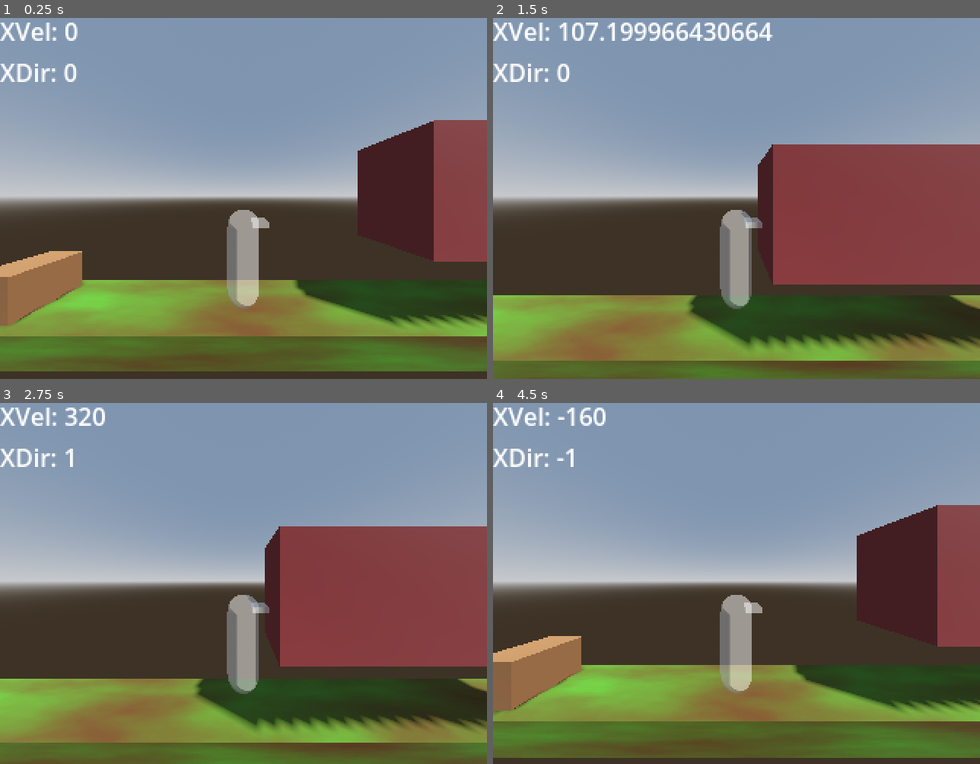
Above: before the commit, frames 1-4 (two rows, left to right).
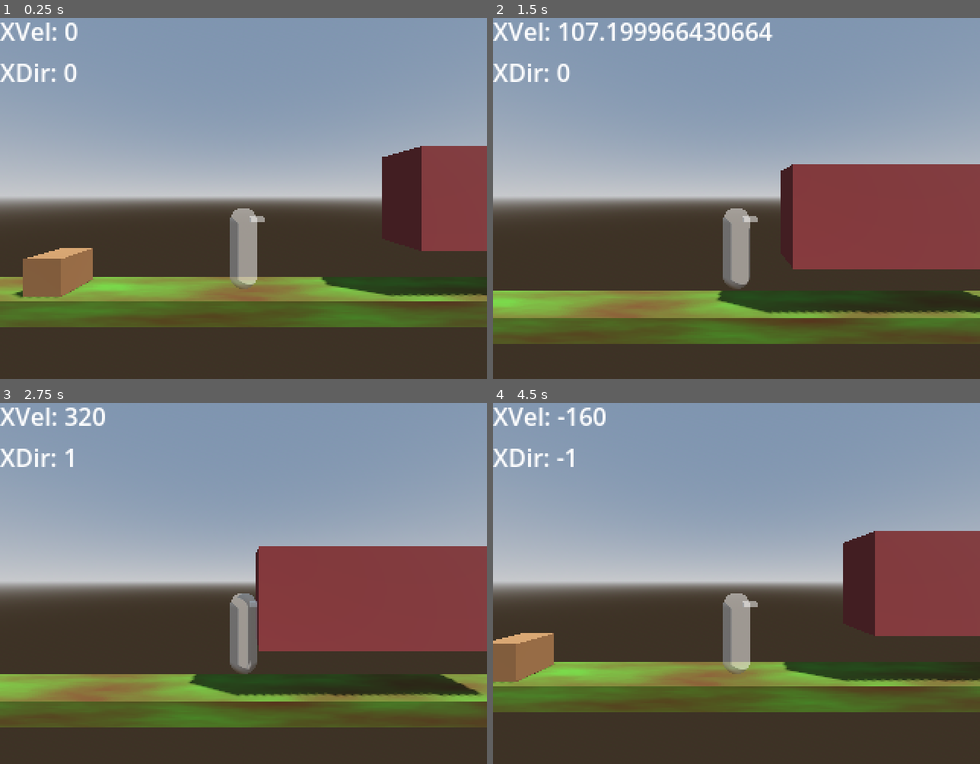
Above: after the commit, the same moments.

Repository: Eliasdbr/3DSideScrollerShooter
Game: Godot game, scene res://scenes/world.tscn
The game is run twice, just before and just after one commit, with the same random seed, the same clock (stepped at 60 frames per second) and the same inputs.
Inputs:
- Up to frame 1 (0.25 s): no input
- Up to frame 2 (1.5 s): tap Enter at 0.5 s; hold D (Right) 0.53-1.28 s; tap Shift (Crouch) at 0.6 s; tap Space (Jump) at 0.77 s; hold S (Down) from 1.28 s (still down); tap Ctrl (Shoot) at 1.35 s
- Up to frame 3 (2.75 s): tap Space (Jump) at 1.52, 2 s; release S (Down) at 2.03 s; hold D (Right) from 2.03 s (still down); tap Shift (Crouch) at 2.1 s
- Up to frame 4 (4.5 s): release D (Right) at 2.78 s; hold W (Up) 2.78-3.53 s; tap Ctrl (Shoot) at 2.85, 4.35 s; tap Space (Jump) at 3.02, 3.77 s; hold A (Left) from 3.53 s (still down); tap Shift (Crouch) at 3.6 s

The runs differ from the first frame. In frame 1, 27% of the frame differs, in the area x 0-100%, y 28-98%; in frame 2, 27%; in frame 3, 27%; in frame 4, 31%, in the area x 0-100%, y 28-99%.

Commit message:
Fixed wall, modified camera position and fov

Diff:
--- a/scenes/world.tscn
+++ b/scenes/world.tscn
@@ -59,8 +59,8 @@
 material = SubResource("StandardMaterial3D_0ut6c")
 size = Vector3(5, 2, 1)
 
-[sub_resource type="ConvexPolygonShape3D" id="ConvexPolygonShape3D_rtspf"]
-points = PackedVector3Array(0.5, 0.5, 0.5, 0.5, 0.5, -0.5, -0.5, 0.5, 0.5, 0.5, -0.5, 0.5, 0.5, -0.5, -0.5, -0.5, 0.5, -0.5, -0.5, -0.5, 0.5, -0.5, -0.5, -0.5)
+[sub_resource type="ConvexPolygonShape3D" id="ConvexPolygonShape3D_4xwmq"]
+points = PackedVector3Array(2.5, 1, 0.5, 2.5, 1, -0.5, -2.5, 1, 0.5, 2.5, -1, 0.5, 2.5, -1, -0.5, -2.5, 1, -0.5, -2.5, -1, 0.5, -2.5, -1, -0.5)
 
 [sub_resource type="CapsuleShape3D" id="CapsuleShape3D_t8ryi"]
 radius = 0.3
@@ -113,14 +113,13 @@
 shape = SubResource("ConvexPolygonShape3D_op154")
 
 [node name="Wall" type="StaticBody3D" parent="LevelGeometry"]
-transform = Transform3D(1, 0, 0, 0, 1, 0, 0, 0, 1, 3, 1, 0)
+transform = Transform3D(1, 0, 0, 0, 1, 0, 0, 0, 1, 5.89855, 1.95304, 0)
 
 [node name="MeshInstance3D" type="MeshInstance3D" parent="LevelGeometry/Wall"]
-transform = Transform3D(1, 0, 0, 0, 1, 0, 0, 0, 1, 2.2129, 1.07753, 0)
 mesh = SubResource("BoxMesh_b1733")
 
 [node name="CollisionShape3D" type="CollisionShape3D" parent="LevelGeometry/Wall"]
-shape = SubResource("ConvexPolygonShape3D_rtspf")
+shape = SubResource("ConvexPolygonShape3D_4xwmq")
 
 [node name="Player" type="CharacterBody3D" parent="."]
 
@@ -142,9 +141,9 @@
 mesh = SubResource("BoxMesh_2gse5")
 
 [node name="Camera3D" type="Camera3D" parent="Player"]
-transform = Transform3D(1, 0, 0, 0, 1, 0, 0, 0, 1, 0, 2, 2)
+transform = Transform3D(1, 0, 0, 0, 1, 0, 0, 0, 1, 0, 2, 4)
 current = true
-fov = 120.0
+fov = 90.0
 
 [node name="CharacterMovement" type="Node" parent="Player" node_paths=PackedStringArray("collision_shape", "model_pivot")]
 script = ExtResource("1_2mc13")
